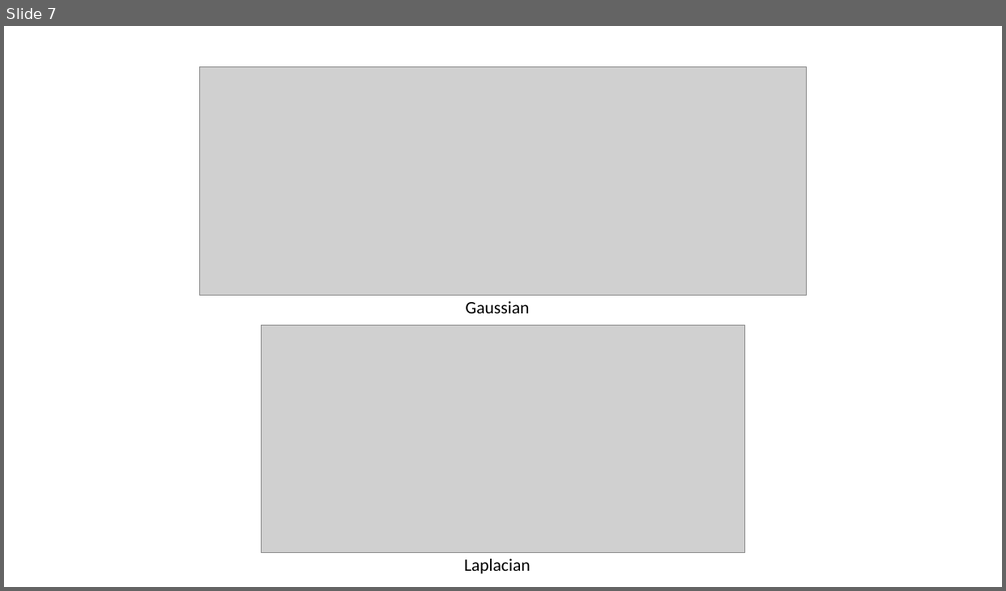
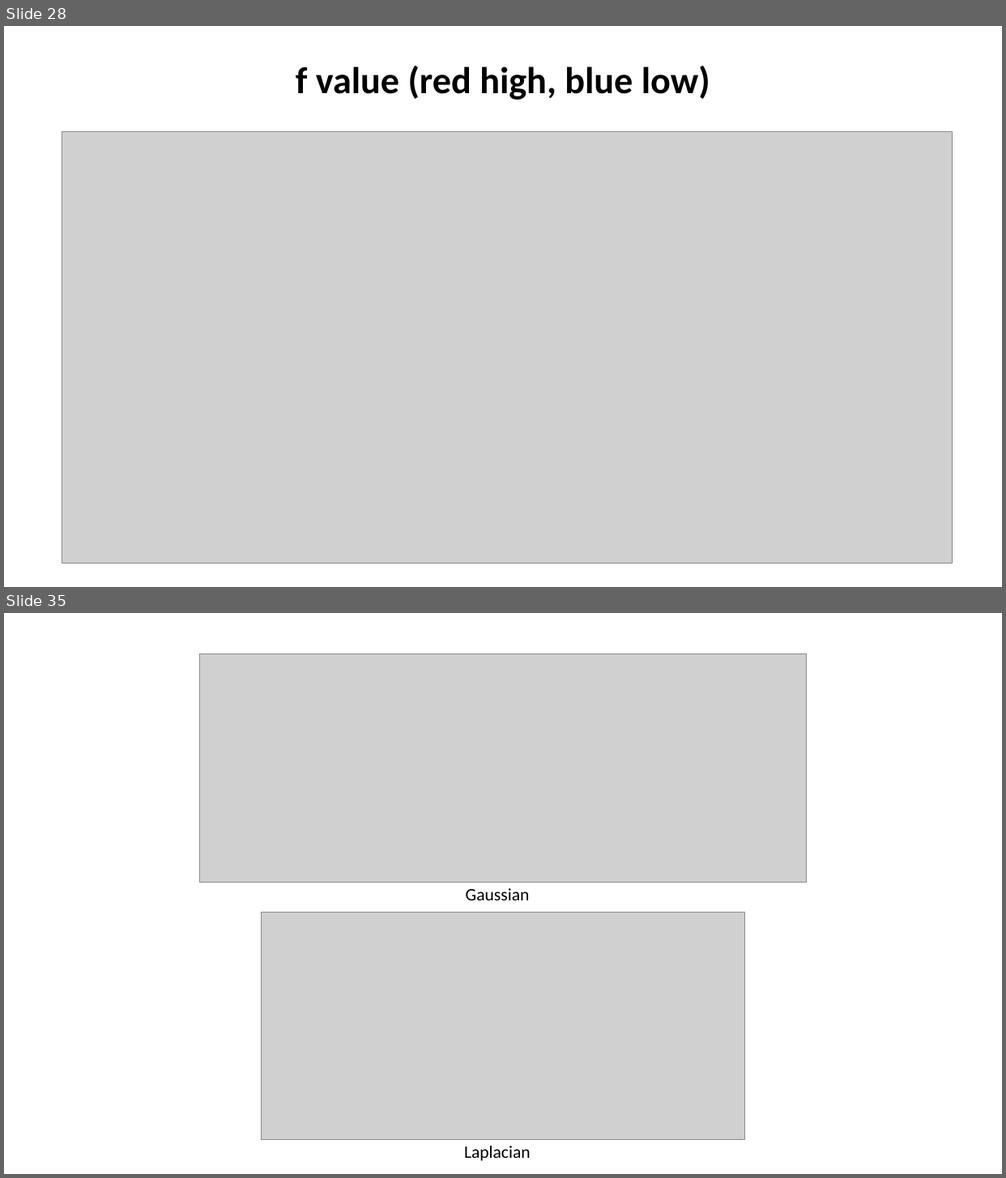
Before and after one commit to YoniChechik/AI_is_Math, a slide deck: c_08_features/features.pptx. Shown one above the other, each under a label of ours: slide 7 before the commit, slides 28 and 35 after it; the slides between them are not shown. The pictures are 1006x591 and 1006x1178 pixels, drawn with LibreOffice and Linux fonts; fonts in the diff are those of the drawing; grey boxes stand for pictures. Boxes give left, top, right and bottom in pixels: in the first picture for what was removed or moved away, otherwise in the second. Text is boxed around its words. In the diff, an @@ line names an element or a change of style, - is before the commit and + after.

```diff
--- a/c_08_features/features.pptx
+++ b/c_08_features/features.pptx
@@ slide 28 added at box(4, 26, 1002, 587), background #FFFFFF @@
@@ title added at box(296, 66, 710, 100), 36 pt, text #000000, bold @@
+f value (red high, blue low)
@@ picture added at box(62, 132, 953, 564) @@
@@ what was slide 7 is now slide 35 @@
```
Also in this commit, not shown: 32 other slides added, 1 slide removed.
